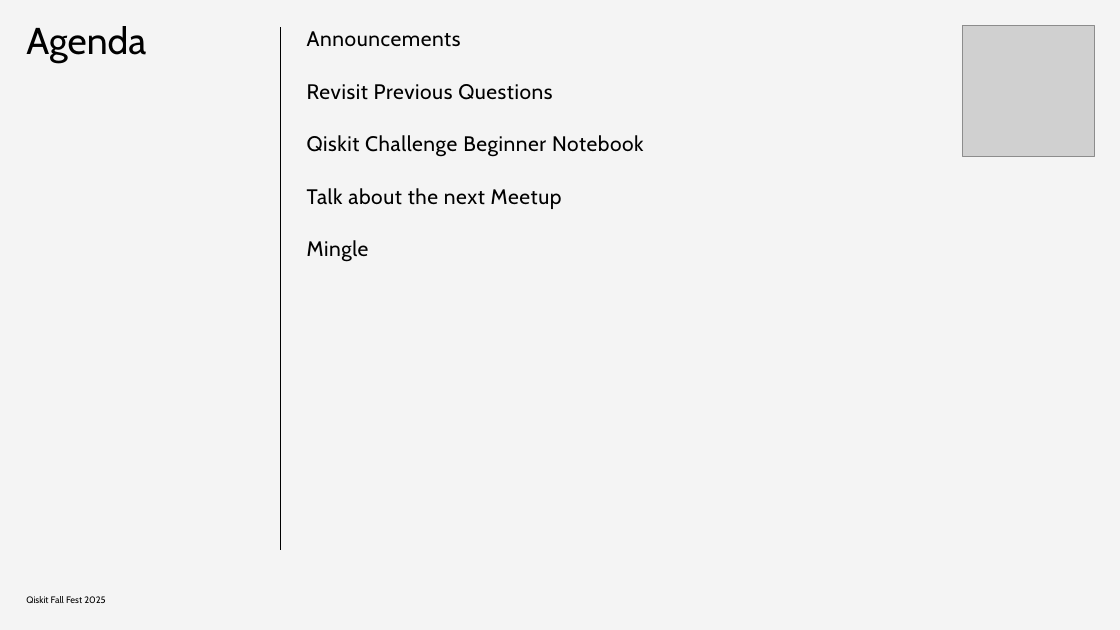
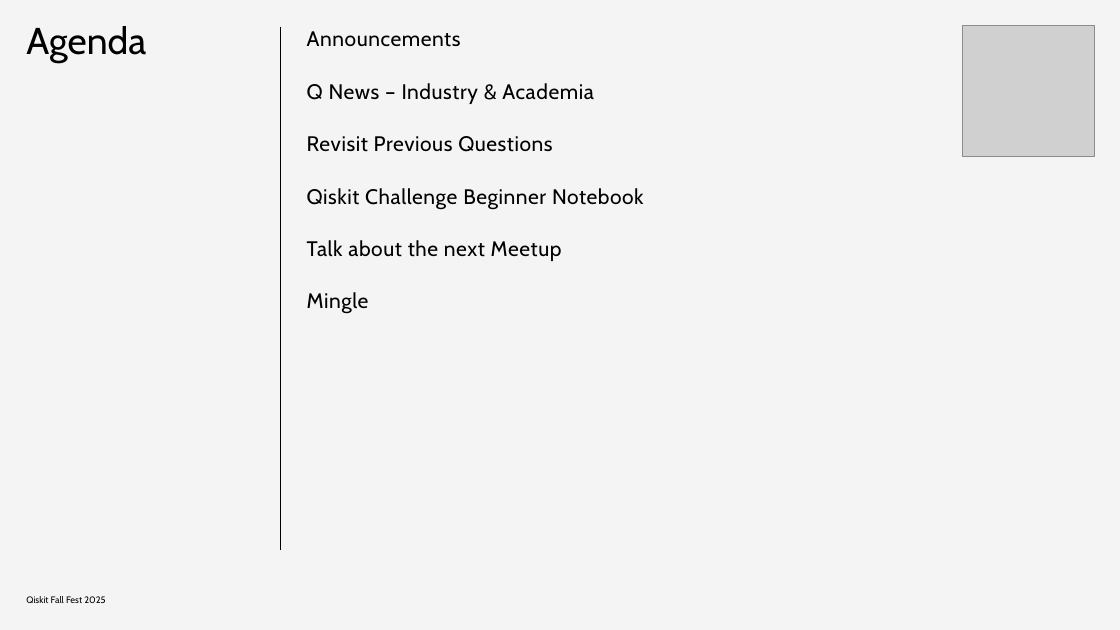
Before and after one commit to SeattleQuantumComputingMeetup/qiskit_fall_fest_2025, a slide deck: slide 2 of Qiskit_Fall_Fest_2025_Meetup_Oct_25.pptx. Drawn at 1120x630 pixels with LibreOffice and Linux fonts; fonts in the diff are those of the drawing; grey boxes stand for pictures. Boxes give left, top, right and bottom in pixels: in the first picture for what was removed or moved away, otherwise in the second. Text is boxed around its words. In the diff, an @@ line names an element or a change of style, - is before the commit and + after.

Commit message:
noise,news

```diff
--- a/Qiskit_Fall_Fest_2025_Meetup_Oct_25.pptx
+++ b/Qiskit_Fall_Fest_2025_Meetup_Oct_25.pptx
@@ text at [307,83,593,104]: paragraph added @@
+Q News – Industry & Academia
```
Also in this commit, not shown: 7 other slides changed, 4 slides added, 1 other file.
